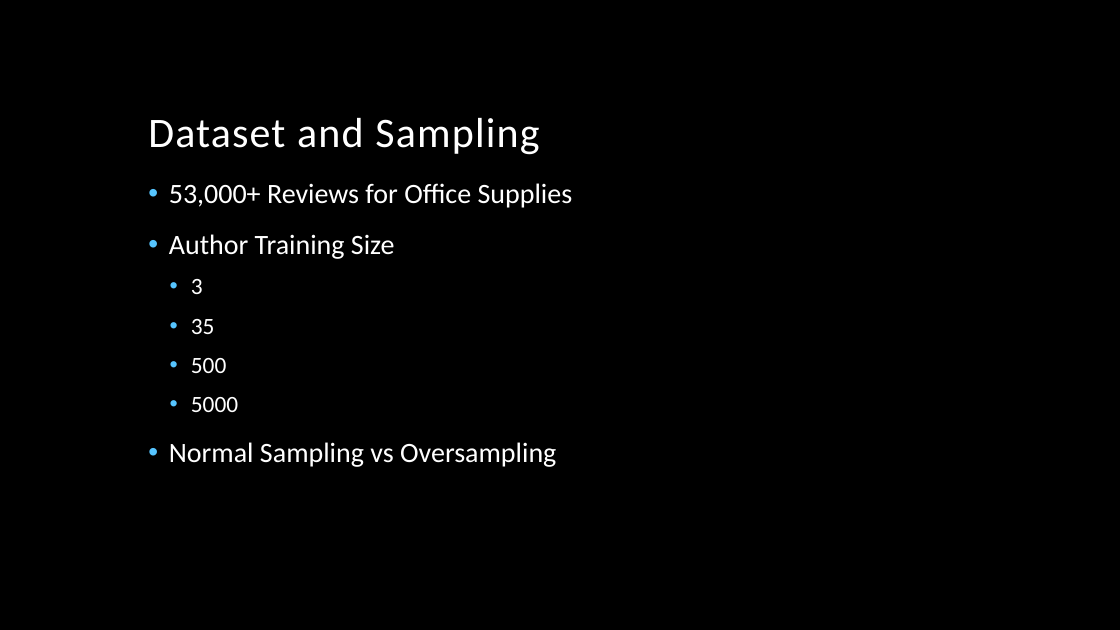
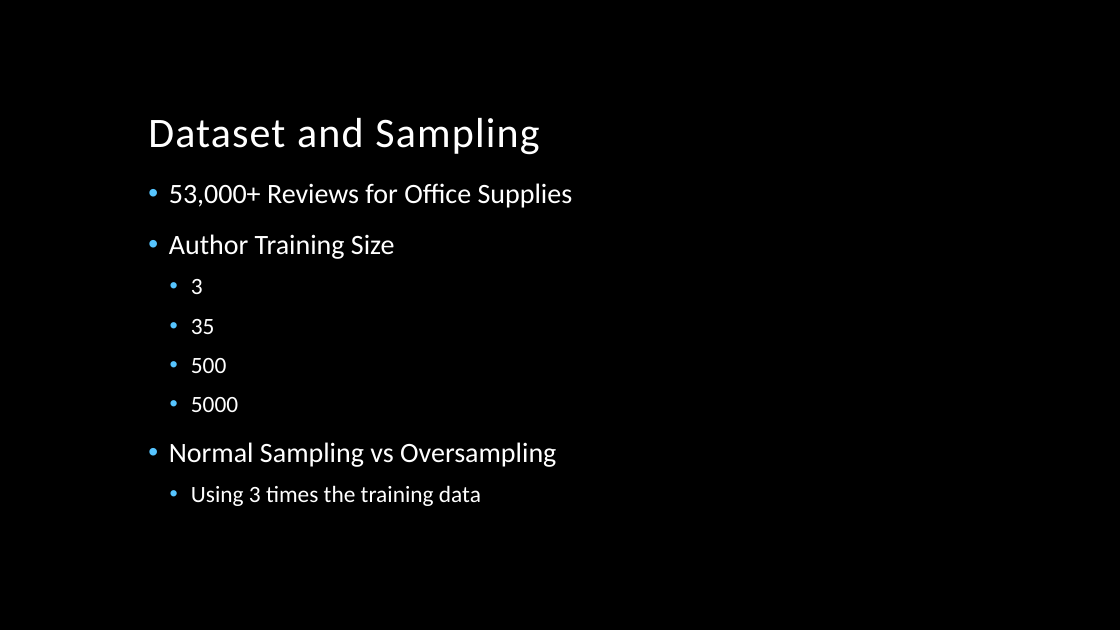
Before and after one commit to CSCI4850/S18-team0-project, a slide deck: slide 5 of NN_FINAL.pptx. Drawn at 1120x630 pixels with LibreOffice and Linux fonts; fonts in the diff are those of the drawing; background and template pictures are left out. Boxes give left, top, right and bottom in pixels: in the first picture for what was removed or moved away, otherwise in the second. Text is boxed around its words. In the diff, an @@ line names an element or a change of style, - is before the commit and + after.

```diff
--- a/NN_FINAL.pptx
+++ b/NN_FINAL.pptx
@@ text at (191, 485, 481, 506): paragraph added @@
+  • Using 3 times the training data
```
Also in this commit, not shown: 1 other slide changed.
